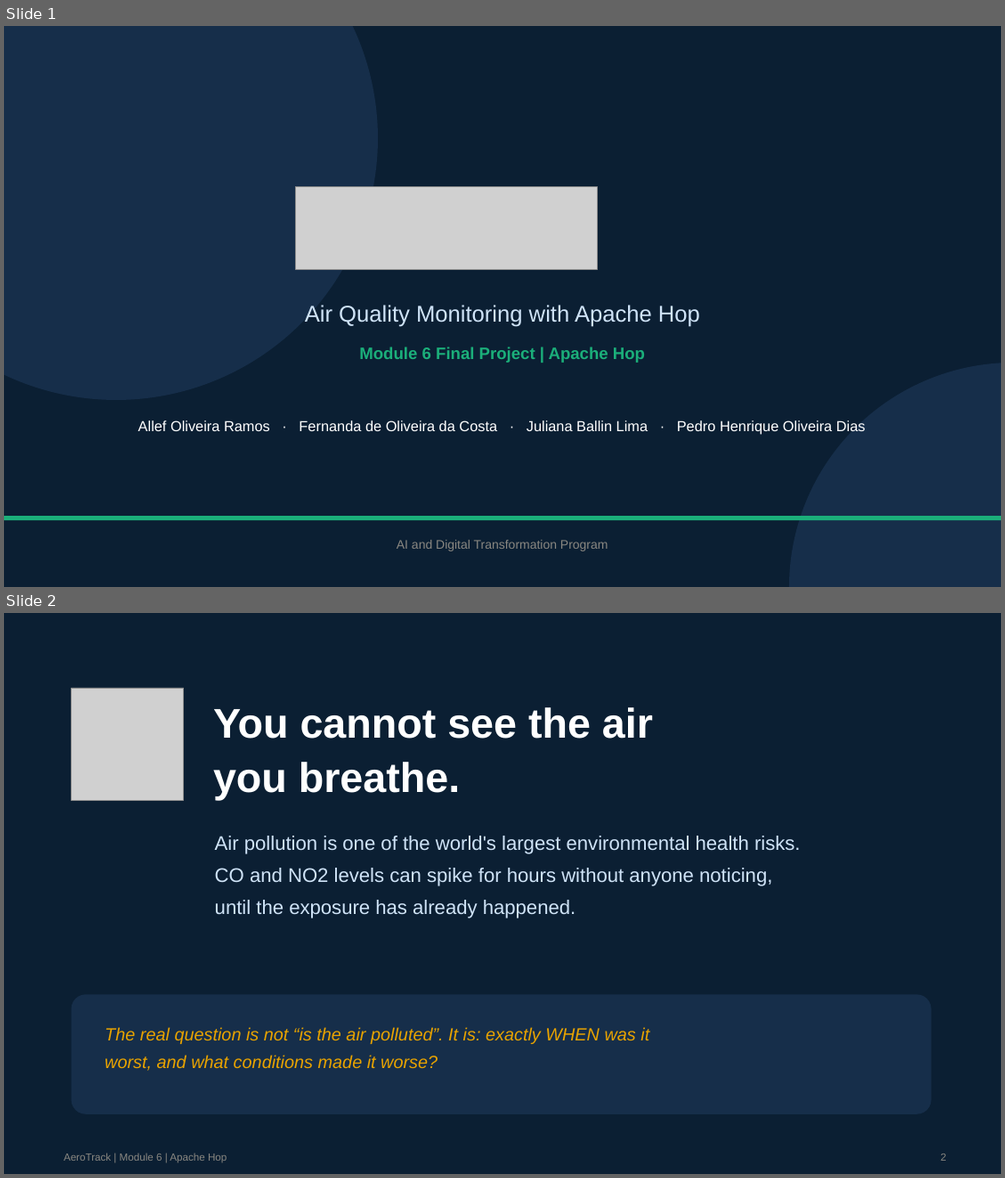
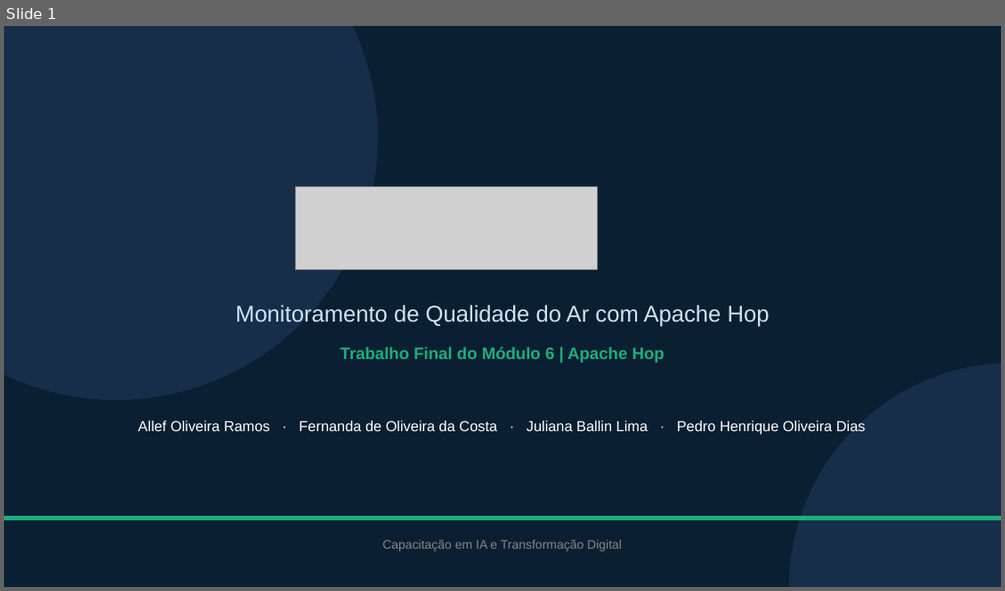
Before and after one commit to JulianaBallin/AeroTrack, a slide deck: docs/evidencias/AeroTrack-Apresentacao-Modulo6.pptx. Shown one above the other, each under a label of ours: slides 1 and 2 before the commit, slide 1 after it. The pictures are 1005x1178 and 1005x591 pixels, drawn with LibreOffice and Linux fonts; fonts in the diff are those of the drawing; grey boxes stand for pictures. Boxes give left, top, right and bottom in pixels: in the first picture for what was removed or moved away, otherwise in the second. Text is boxed around its words. In the diff, an @@ line names an element or a change of style, - is before the commit and + after.

```diff
--- a/docs/evidencias/AeroTrack-Apresentacao-Modulo6.pptx
+++ b/docs/evidencias/AeroTrack-Apresentacao-Modulo6.pptx
@@ slide 2 removed at (4,613,1001,1174), background #0B1F33 @@
@@ picture removed at (72,688,184,800) @@
@@ text removed at (213,707,653,801) @@
-You cannot see the air
-you breathe.
@@ text removed at (215,835,801,918) @@
-Air pollution is one of the world's largest environmental health risks.
-CO and NO2 levels can spike for hours without anyone noticing,
-until the exposure has already happened.
@@ rounded rectangle removed at (72,995,931,1114) @@
@@ text removed at (105,1027,649,1070) @@
-The real question is not “is the air polluted”. It is: exactly WHEN was it
-worst, and what conditions made it worse?
@@ text removed at (64,1152,226,1163) @@
-AeroTrack | Module 6 | Apache Hop
@@ text removed at (940,1153,946,1160) @@
-2
@@ slide 1 changed as well @@
@@ text at (235,305,769,327): text changed @@
-Air Quality Monitoring with Apache Hop
+Monitoramento de Qualidade do Ar com Apache Hop
@@ text at (340,346,664,362): text changed @@
-Module 6 Final Project | Apache Hop
+Trabalho Final do Módulo 6 | Apache Hop
@@ text at (382,540,622,551): text changed @@
-AI and Digital Transformation Program
+Capacitação em IA e Transformação Digital
```
Also in this commit, not shown: 13 other slides changed, 2 slides added, 1 other slide removed, 4 other files.
